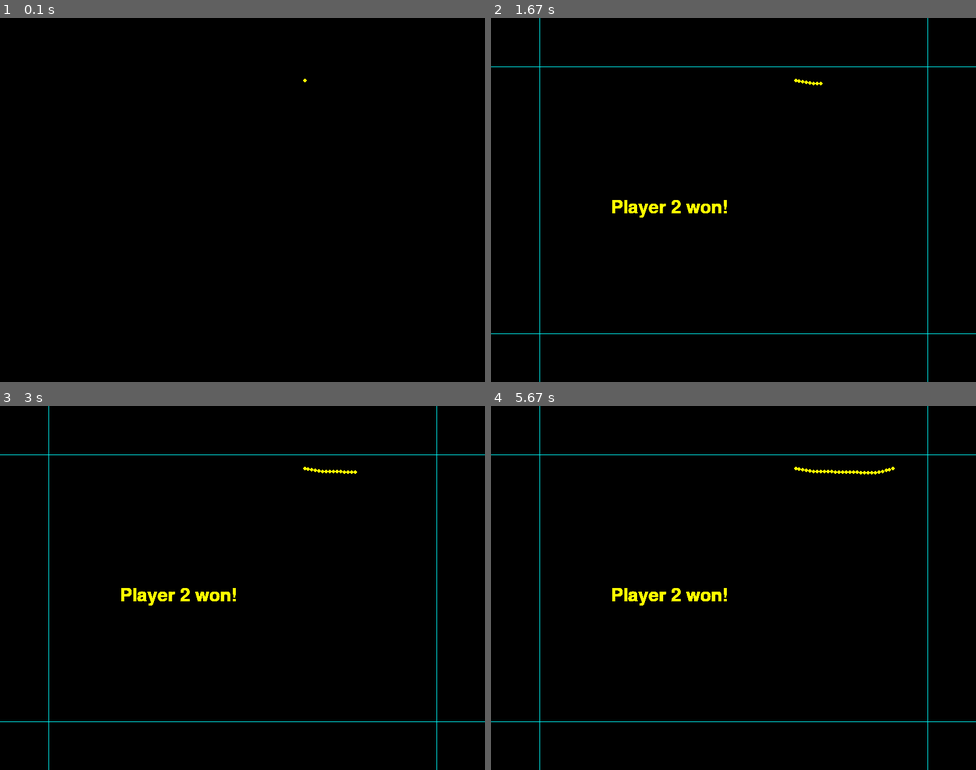
Above: before the commit, frames 1-4 (two rows, left to right).
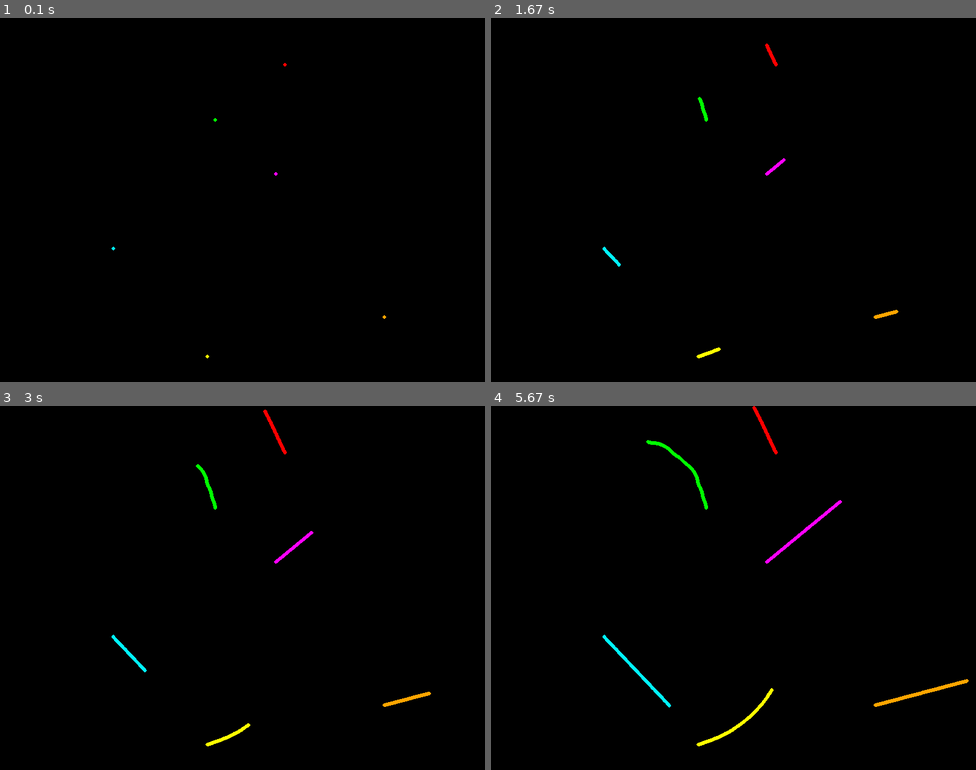
Above: after the commit, the same moments.

Repository: f-weissenbacher/achtung-die-python
Game: pygame game, started from game.py
Same seed, same stepped clock (60 frames per second), same inputs: the game is played once before the commit and once after it.
Inputs:
- Up to frame 1 (0.1 s): no input
- Up to frame 2 (1.67 s): hold Left 0.33-0.87 s; hold Down 0.9-1.2 s; hold Left 1.23-1.63 s; tap X at 1.3, 1.6 s; tap C at 1.38 s
- Up to frame 3 (3 s): hold Down 1.67-2.03 s; tap X at 1.73, 2.13, 2.43, 2.63, 2.93 s; hold Left 2.07-2.53 s; tap 1 at 2.22 s; hold Left from 2.57 s (still down); tap C at 2.72 s
- Up to frame 4 (5.67 s): release Left at 3.1 s; hold Down 3.13-3.43 s; tap X at 3.2, 3.53, 3.83, 3.97, 4.37, 4.67, 4.87, 5.17, 5.43 s; hold Left 3.47-3.87 s; tap 1 at 3.62, 4.95 s; hold Down 3.9-4.27 s; tap C at 4.05, 5.52 s; hold Left 4.3-4.77 s; hold Left 4.8-5.33 s; hold Down from 5.37 s (still down)

The runs differ from the first frame. In frame 1, less than 0.1% of the frame differs, in the area x 23-80%, y 12-94%; in frame 2, 1.3%; in frame 3, 1.7%; in frame 4, 2.2%, in the area x 0-100%, y 0-100%.

Commit message:
game loop partitioned into multiple functions. added ai_player_test.py

Diff:
--- /dev/null
+++ b/ai_player_test.py
@@ -0,0 +1,21 @@
+import logging
+import numpy as np
+
+from game import AchtungDieKurveGame
+from players import WallAvoidingAIPlayer
+
+import pygame
+
+logging.basicConfig(level=logging.DEBUG,
+                    format="%(relativeCreated)d %(levelname)s [%(funcName)s:%(lineno)d] - %(message)s")
+
+game = AchtungDieKurveGame(target_fps=30, game_speed_factor=0.5)
+
+game.spawn_player(1, init_pos=(500 ,100), init_angle=np.deg2rad(10.0), player_type=WallAvoidingAIPlayer,
+                  min_turn_radius=game.min_turn_radius, safety_factor=1.1)
+
+p1 = game.players[0]
+
+for k in range(10):
+    game.tick_forward(draw=True)
+    game.flush_display()
--- a/achtung_die_kurve.py
+++ b/game.py
@@ -40,6 +40,7 @@
                      }
 
     def __init__(self, target_fps=30, game_speed_factor=1.0):
+        self.running = False
         self.screen_width = 800
         self.screen_height = 600
         self.game_bounds = [0, self.screen_width, 0, self.screen_height]
@@ -179,8 +180,8 @@
         pygame.display.flip()
 
 
-    def move_players(self, pressed_keys):
-        """ Advance game by one tick/frame"""
+    def move_players(self, pressed_keys, draw=True):
+        """ Advance players by one tick/frame"""
         running = True
 
         # Refill screen to remove old player/enemy positions
@@ -192,7 +193,8 @@
             # Update player positions
             p.move()
             # Draw player at its current position
-            p.draw(self.screen)
+            if draw:
+                p.draw(self.screen)
 
             # Detect wall collisions
             if self.detect_wall_collision(p):
@@ -218,14 +220,15 @@
             winner = self.active_players[0]
             win_msg = f"Player {winner.idx} won!"
             logging.info(win_msg)
-            self.font.render_to(self.screen, (int(0.25 * SCREEN_WIDTH), int(0.5 * SCREEN_HEIGHT)), win_msg,
+            if draw:
+                self.font.render_to(self.screen, (int(0.25 * SCREEN_WIDTH), int(0.5 * SCREEN_HEIGHT)), win_msg,
                                 winner.color)
             if not self.run_until_last_player_dies:
                 running = False
         elif len(self.active_players) == 0:
             running = False
 
-        return running
+        self.running = running
 
 
     def draw_game_state(self):
@@ -241,7 +244,7 @@
         return game_state
 
 
-    def _draw_wall_zones(self):
+    def draw_wall_zones(self):
         c = pygame.color.Color("cyan")
         w = 1
         R = self.min_turn_radius
@@ -250,53 +253,64 @@
         pygame.draw.line(self.screen, c, (2*R,0),(2*R, SCREEN_HEIGHT), w)
         pygame.draw.line(self.screen, c, (SCREEN_WIDTH - 2*R,0),(SCREEN_WIDTH - 2*R, SCREEN_HEIGHT), w)
 
-
-    def run(self):
-        # Create player 1
-        #self.spawn_player(1, init_pos=(100,400), init_angle=0.0)
-        self.spawn_player(2, init_pos=(500,100), init_angle=np.deg2rad(10.0), player_type=WallAvoidingAIPlayer,
-                          min_turn_radius=self.min_turn_radius, safety_factor=1.1)
-        #self.spawn_player(3)
-        #self.spawn_player(4)
-        #self.spawn_player(5)
-        #self.spawn_player(6)
+    def tick_forward(self, draw=True):
+        """
+        Advance game state by one tick
+        """
+        self.current_frame += 1
+        logging.debug(f">==== Frame {self.current_frame:d} ===============")
+
+        # Get key presses
+        pressed_keys = pygame.key.get_pressed()
+
+        # Query AI-players for steering input
+        for ap in self.active_players:
+            if isinstance(ap, AIPlayer):
+                ap.apply_steering(ap.get_keypresses(game_state=None))
+
+        self.move_players(pressed_keys, draw=draw)
+
+
+    def reverse_tick(self):
+        "Step back game by 1 tick"
+
+        #for p in self.players:
+
+    def start_game_loop(self):
+        # Create players
+        self.spawn_player(1)
+        self.spawn_player(2)
+        self.spawn_player(3)
+        self.spawn_player(4)
+        self.spawn_player(5)
+        self.spawn_player(6)
 
         self.draw_start_positions()
         # Show Start positions for a short time before starting
         pygame.time.wait(500)
 
         # Variable to keep the main loop running
-        running = True
+        self.running = True
         # Main loop
-        while running:
-            self.current_frame += 1
-            logging.debug(f">==== Frame {self.current_frame:d} ===============")
+        while self.running:
             # Look at every event in the queue
             for event in pygame.event.get():
                 # Did the user hit a key?
                 if event.type == pygame.KEYDOWN:
                     # Was it the Escape key? If so, stop the loop.
                     if event.key == pygame.K_ESCAPE:
-                        running = False
+                        self.running = False
 
                 # Did the user click the window close button? If so, stop the loop.
                 elif event.type == pygame.QUIT:
-                    running = False
-
-            if running is False:
-                break
-
-            # Get key presses
-            pressed_keys = pygame.key.get_pressed()
-
-            # Query AI-players for steering input
-            for ap in self.active_players:
-                if isinstance(ap, AIPlayer):
-                    ap.apply_steering(ap.get_keypresses(game_state=None))
-
-            running = self.move_players(pressed_keys)
-
-            self._draw_wall_zones()
+                    self.running = False
+
+            if self.running is False:
+                logging.info("Game was stopped by user")
+                return
+
+            self.tick_forward()
+            #self._draw_wall_zones()
 
             # Render the display (flip everything to the display)
             pygame.display.flip()
@@ -307,10 +321,17 @@
         pygame.time.wait(1200)
 
 
+    def flush_display(self, wall_zones=True):
+        if wall_zones:
+            self.draw_wall_zones()
+
+        pygame.display.flip()
+
+
 
 if __name__ == "__main__":
 
     logging.basicConfig(level=logging.DEBUG, format="%(relativeCreated)d %(levelname)s [%(funcName)s:%(lineno)d] - %(message)s")
 
-    game = AchtungDieKurveGame(target_fps=5, game_speed_factor=0.5)
-    game.run()
+    game = AchtungDieKurveGame(target_fps=30, game_speed_factor=0.5)
+    game.start_game_loop()
